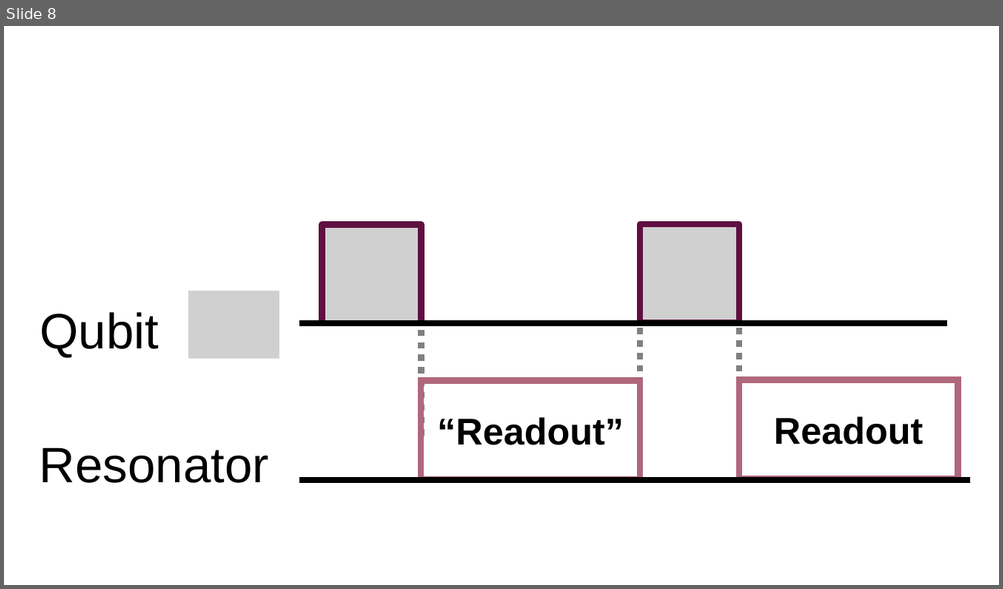
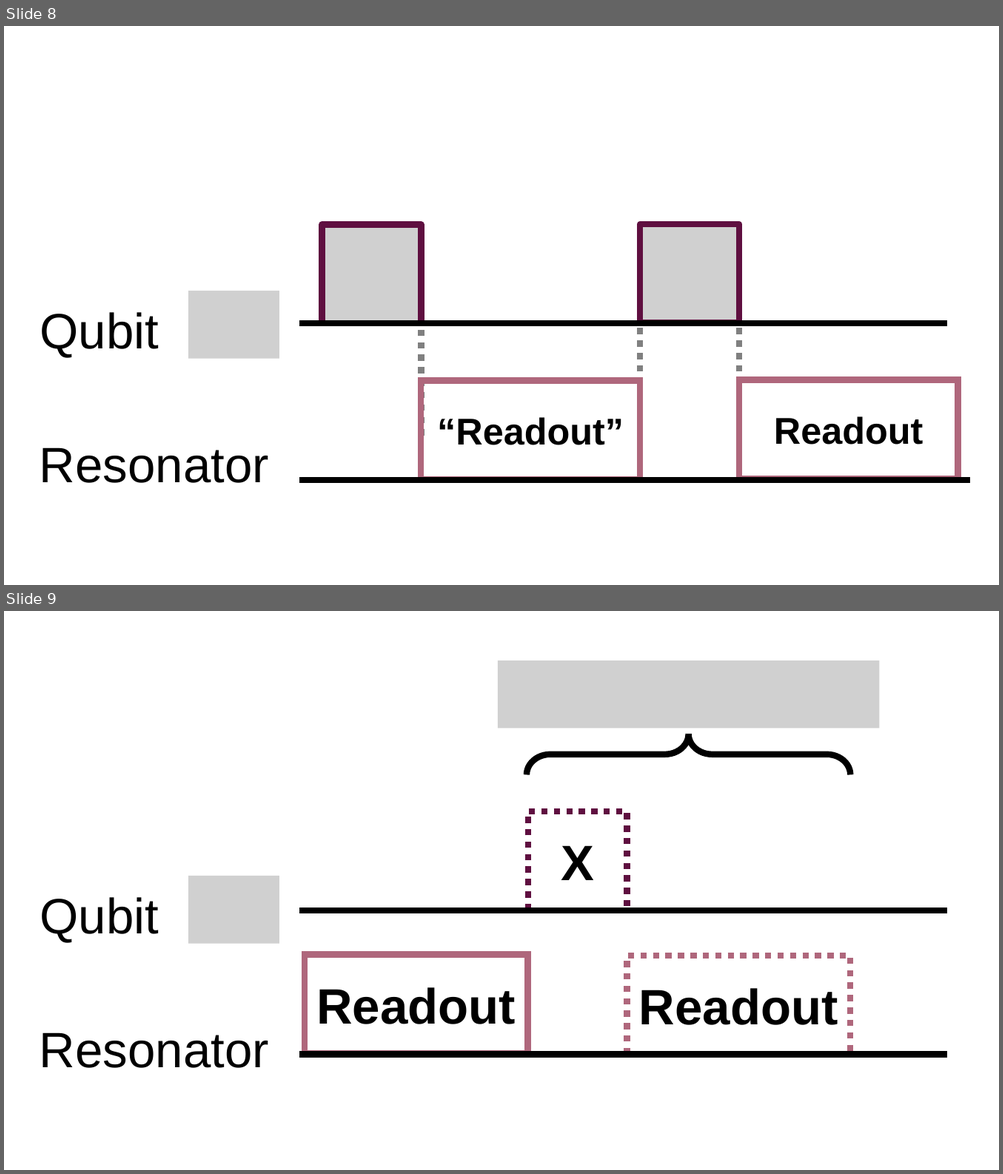
Before and after one commit to JohannSeverin/Master_Thesis, a slide deck: Figs/circuits.pptx. Shown one above the other, each under a label of ours: slide 8 before the commit, slides 8 and 9 after it. The pictures are 1003x589 and 1003x1174 pixels, drawn with LibreOffice and Linux fonts; fonts in the diff are those of the drawing; grey boxes stand for pictures. Boxes give left, top, right and bottom in pixels: in the first picture for what was removed or moved away, otherwise in the second. Text is boxed around its words. In the diff, an @@ line names an element or a change of style, - is before the commit and + after.

```diff
--- a/Figs/circuits.pptx
+++ b/Figs/circuits.pptx
@@ slide 9 added at bbox=[4, 611, 999, 1170], background #FFFFFF @@
@@ picture added at bbox=[498, 661, 879, 728] @@
@@ right brace added at bbox=[526, 734, 851, 775], outline #000000 6 pt @@
@@ rectangle added at bbox=[528, 812, 627, 911], outline #5F0F40 6 pt dashed, 48 pt, text #000000, bold @@
+X
@@ picture added at bbox=[188, 876, 279, 944] @@
@@ text added at bbox=[40, 897, 159, 943], 48 pt, text #000000 @@
+Qubit
@@ line added from (299, 911) to (947, 911), #000000 6 pt @@
@@ rectangle added at bbox=[304, 955, 528, 1054], outline #AF677C 6 pt, 48 pt, text #000000, bold @@
+Readout
@@ rectangle added at bbox=[627, 956, 850, 1055], outline #AF677C 6 pt dashed, 48 pt, text #000000, bold @@
+Readout
@@ text added at bbox=[40, 1033, 269, 1068], 48 pt, text #000000 @@
+Resonator
@@ line added from (299, 1055) to (947, 1055), #000000 6 pt @@
```
Also in this commit, not shown: 13 other files.
